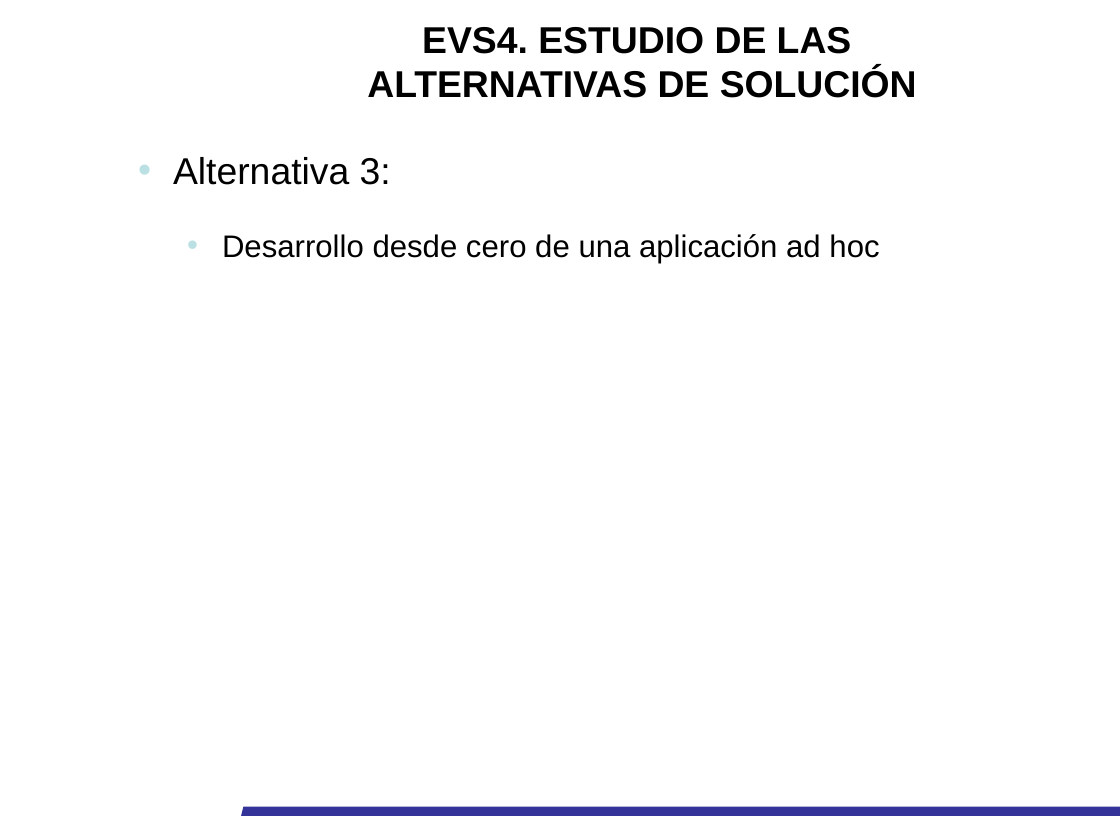
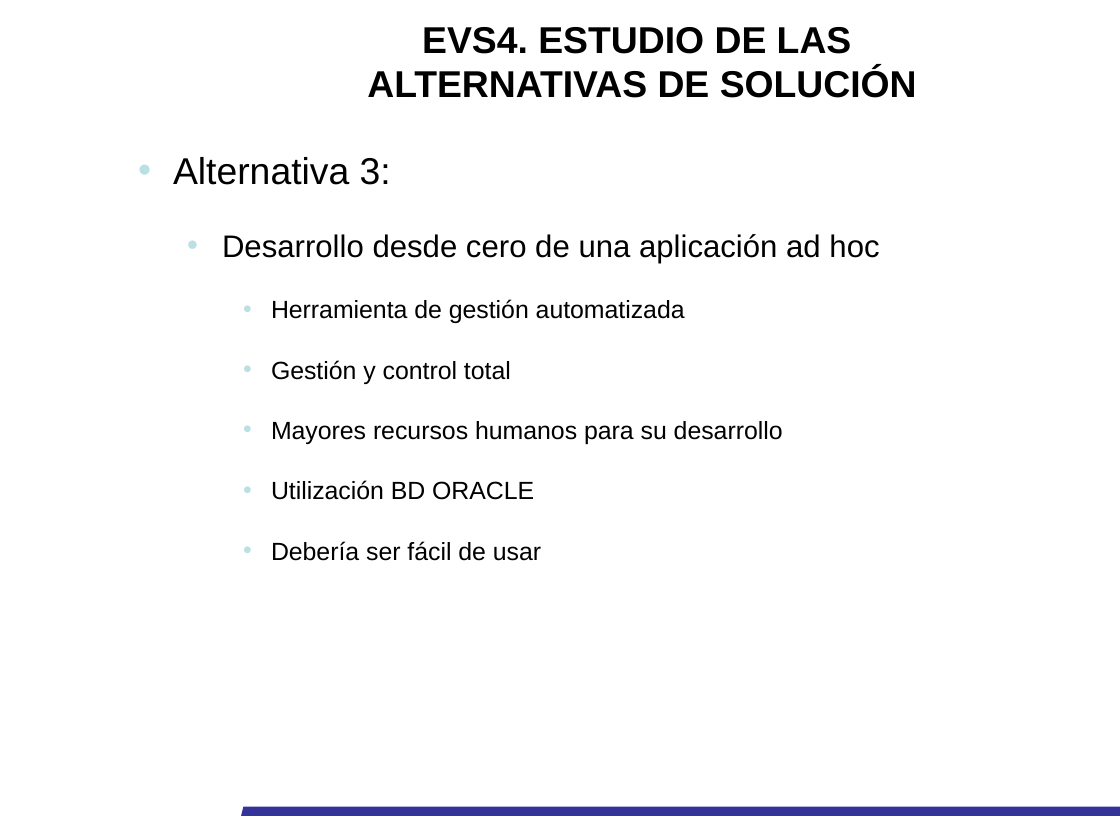
Before and after one commit to pquella/buscaminas, a slide deck: slide 14 of Docu elaborada/Presentación_EVS_UXOS_CENAD.pptx (slide 11 before the commit). Drawn at 1120x840 pixels with LibreOffice and Linux fonts; fonts in the diff are those of the drawing; background and template pictures are left out. Boxes give left, top, right and bottom in pixels: in the first picture for what was removed or moved away, otherwise in the second. Text is boxed around its words. In the diff, an @@ line names an element or a change of style, - is before the commit and + after.

```diff
--- a/Docu elaborada/Presentación_EVS_UXOS_CENAD.pptx
+++ b/Docu elaborada/Presentación_EVS_UXOS_CENAD.pptx
@@ text at <box>271,299,783,561</box>: paragraphs added @@
+    • Herramienta de gestión automatizada
+    • Gestión y control total
+    • Mayores recursos humanos para su desarrollo
+    • Utilización BD ORACLE
+    • Debería ser fácil de usar
```
Also in this commit, not shown: 10 other slides changed, 4 slides added, 6 other files.
